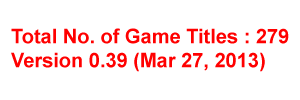
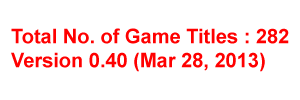
Two versions of the same layered image (300px x 100px). Layer-by-layer changes:
renamed "Total No. of Game Titles : 279 Version 0.39 (Mar 27, 2013)" to "Total No. of Game Titles : 282 Version 0.40 (Mar 28, 2013)", painted on it over [105, 28, 289, 68]
